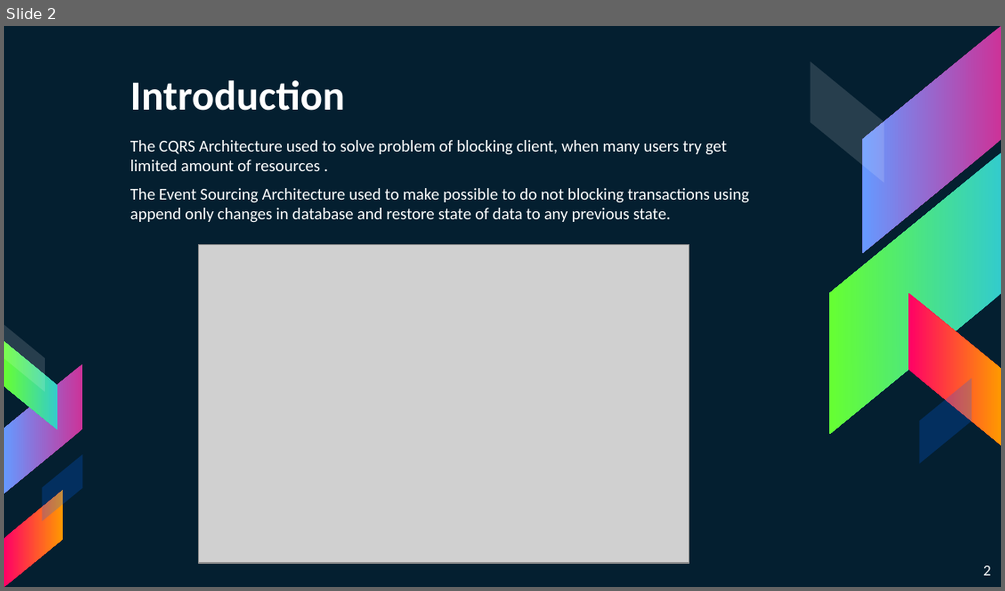
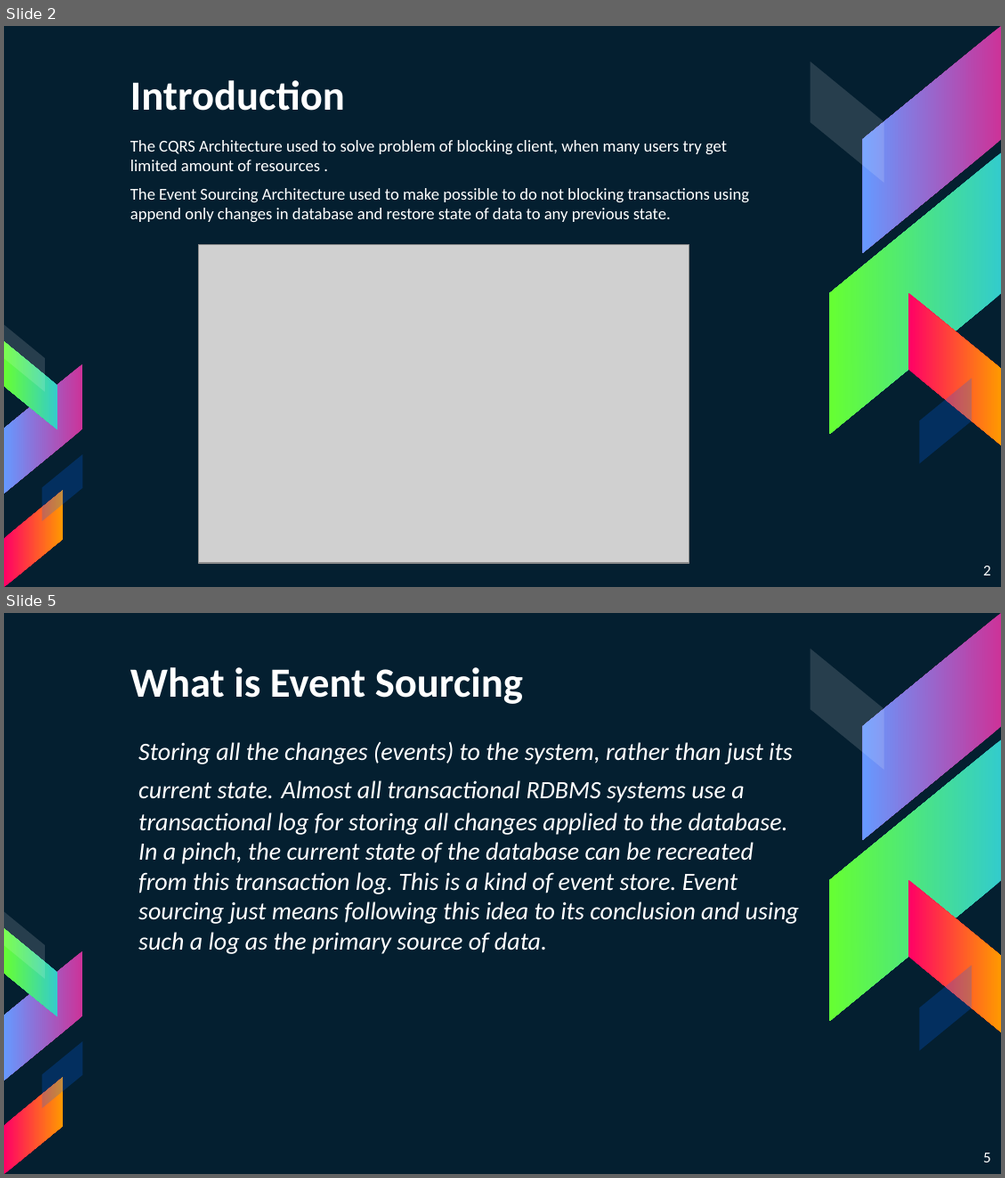
Before and after one commit to khdevnet/cqrs-architecture, a slide deck: docs/presentation/CQRS-EventSourcing-Architecture-Overview.pptx. Shown one above the other, each under a label of ours: slide 2 before the commit, slides 2 and 5 after it; the slides between them are not shown. The pictures are 1005x591 and 1005x1178 pixels, drawn with LibreOffice and Linux fonts; fonts in the diff are those of the drawing; grey boxes stand for pictures. Boxes give left, top, right and bottom in pixels: in the first picture for what was removed or moved away, otherwise in the second. Text is boxed around its words. In the diff, an @@ line names an element or a change of style, - is before the commit and + after.

```diff
--- a/docs/presentation/CQRS-EventSourcing-Architecture-Overview.pptx
+++ b/docs/presentation/CQRS-EventSourcing-Architecture-Overview.pptx
@@ slide 5 added at [4,613,1001,1174], background #041F30; not listed: 10 template elements that a slide beside it also shows @@
@@ title added at [130,667,523,704], 30 pt, text #FFFFFF, bold @@
+What is Event Sourcing
@@ text added at [138,741,799,954], 18 pt, text #FFFFFF, italic @@
+Storing all the changes (events) to the system, rather than just its current state. Almost all transactional RDBMS systems use a transactional log for storing all changes applied to the database. In a pinch, the current state of the database can be recreated from this transaction log. This is a kind of event store. Event sourcing just means following this idea to its conclusion and using such a log as the primary source of data.
@@ page number added at [983,1152,991,1162], 11 pt, text #FFFFFF @@
+5
```
Also in this commit, not shown: 6 slides changed, 4 other slides added, 5 slides removed, 2 other files.
